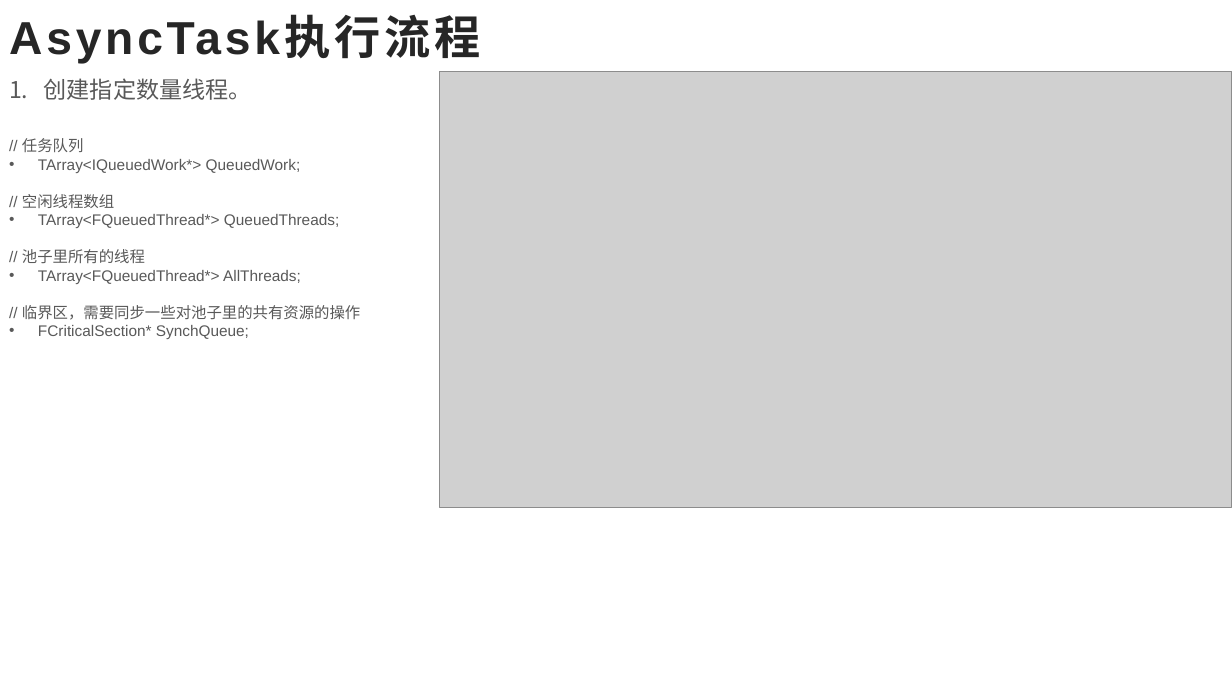
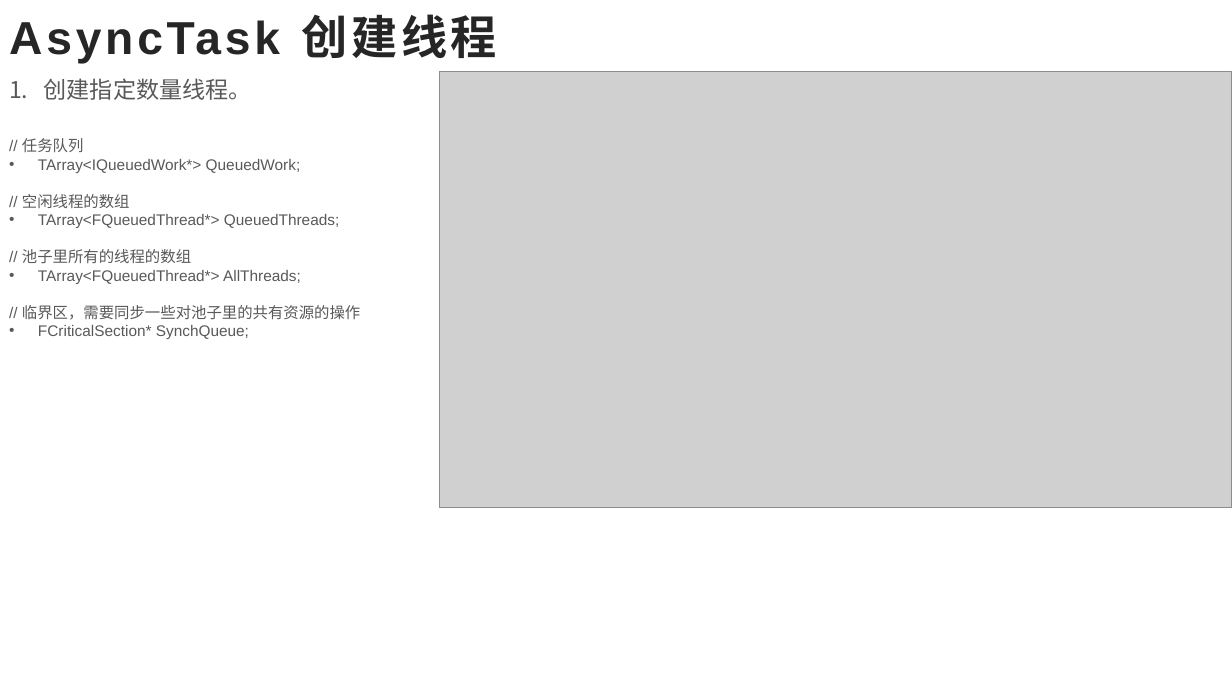
Before and after one commit to ZLam/LearnUE4, a slide deck: slide 14 of MultiThread/PPT/UE4_多线程.pptx. Drawn at 1232x693 pixels with LibreOffice and Linux fonts; fonts in the diff are those of the drawing; grey boxes stand for pictures. Boxes give left, top, right and bottom in pixels: in the first picture for what was removed or moved away, otherwise in the second. Text is boxed around its words. In the diff, an @@ line names an element or a change of style, - is before the commit and + after.

```diff
--- a/MultiThread/PPT/UE4_多线程.pptx
+++ b/MultiThread/PPT/UE4_多线程.pptx
@@ title at (x1=9, y1=14, x2=497, y2=63): text changed @@
-AsyncTask执行流程
+AsyncTask 创建线程
@@ text at (x1=22, y1=194, x2=130, y2=208): text changed @@
-// 空闲线程数组
+// 空闲线程的数组
@@ text at (x1=22, y1=249, x2=191, y2=263): text changed @@
-// 池子里所有的线程
+// 池子里所有的线程的数组
```
Also in this commit, not shown: 14 other slides changed, 1 slide added, 1 slide removed, 1 other file.
